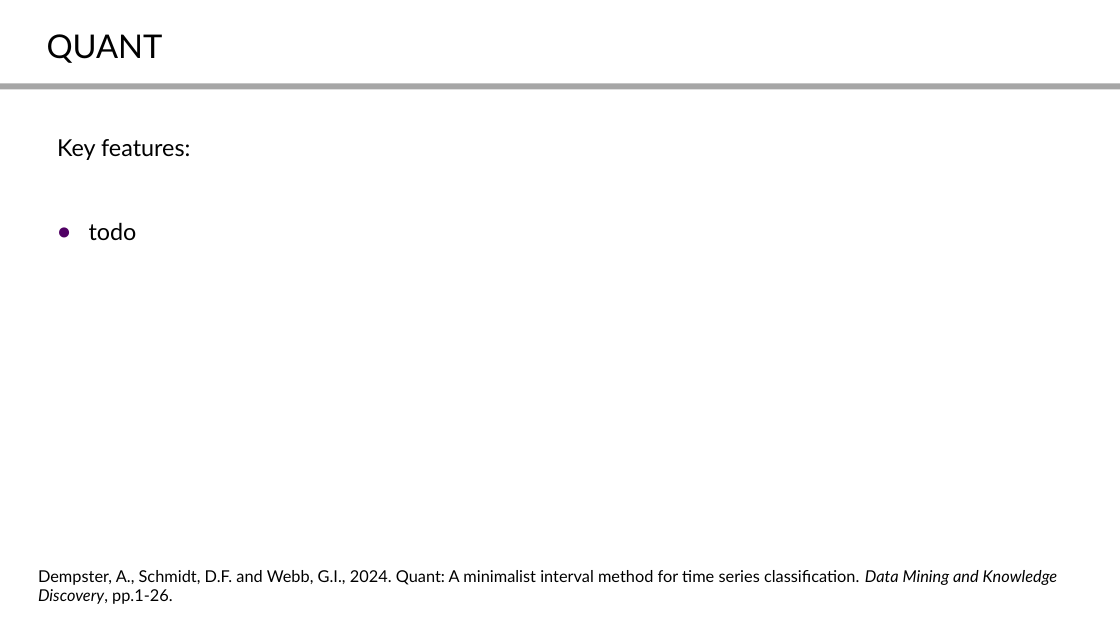
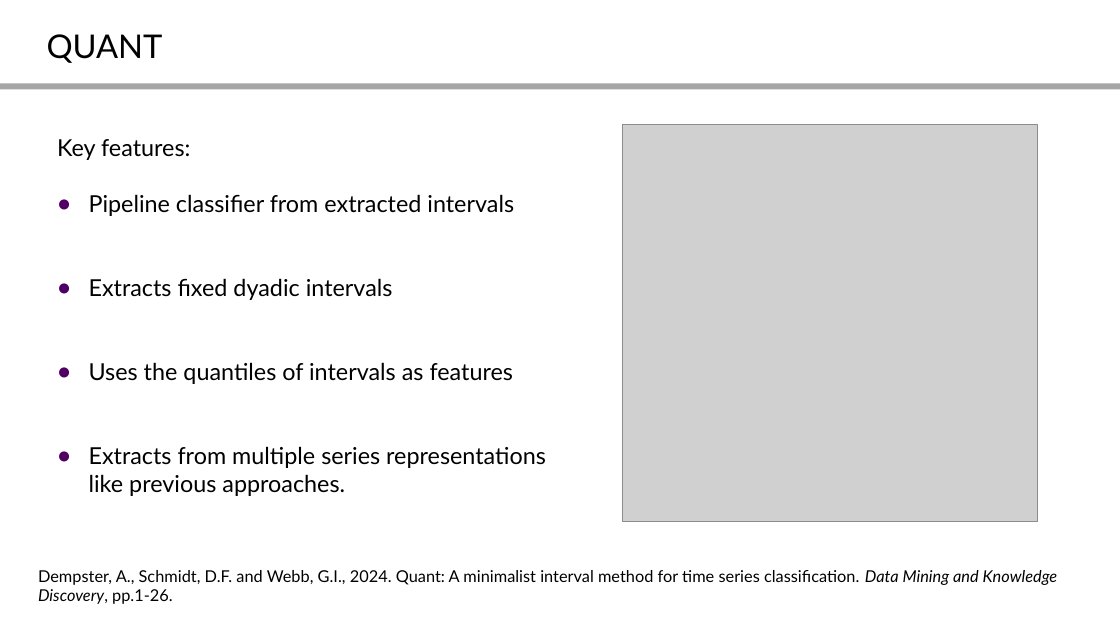
Before and after one commit to aeon-toolkit/aeon-tutorials, a slide deck: slide 14 of KDD-2024/Slides/part5_interval_based.pptx. Drawn at 1120x630 pixels with LibreOffice and Linux fonts; fonts in the diff are those of the drawing; grey boxes stand for pictures. Boxes give left, top, right and bottom in pixels: in the first picture for what was removed or moved away, otherwise in the second. Text is boxed around its words. In the diff, an @@ line names an element or a change of style, - is before the commit and + after.

Commit message:
slides and quant image

```diff
--- a/KDD-2024/Slides/part5_interval_based.pptx
+++ b/KDD-2024/Slides/part5_interval_based.pptx
@@ picture added at (623,125,1038,522) @@
@@ text at (89,194,546,496): text changed @@
-● todo
+● Pipeline classifier from extracted intervals
+● Extracts fixed dyadic intervals
+● Uses the quantiles of intervals as features
+● Extracts from multiple series representations like previous approaches.
```
Also in this commit, not shown: 2 other slides changed, 2 slides added, 1 slide removed, 2 other files.
